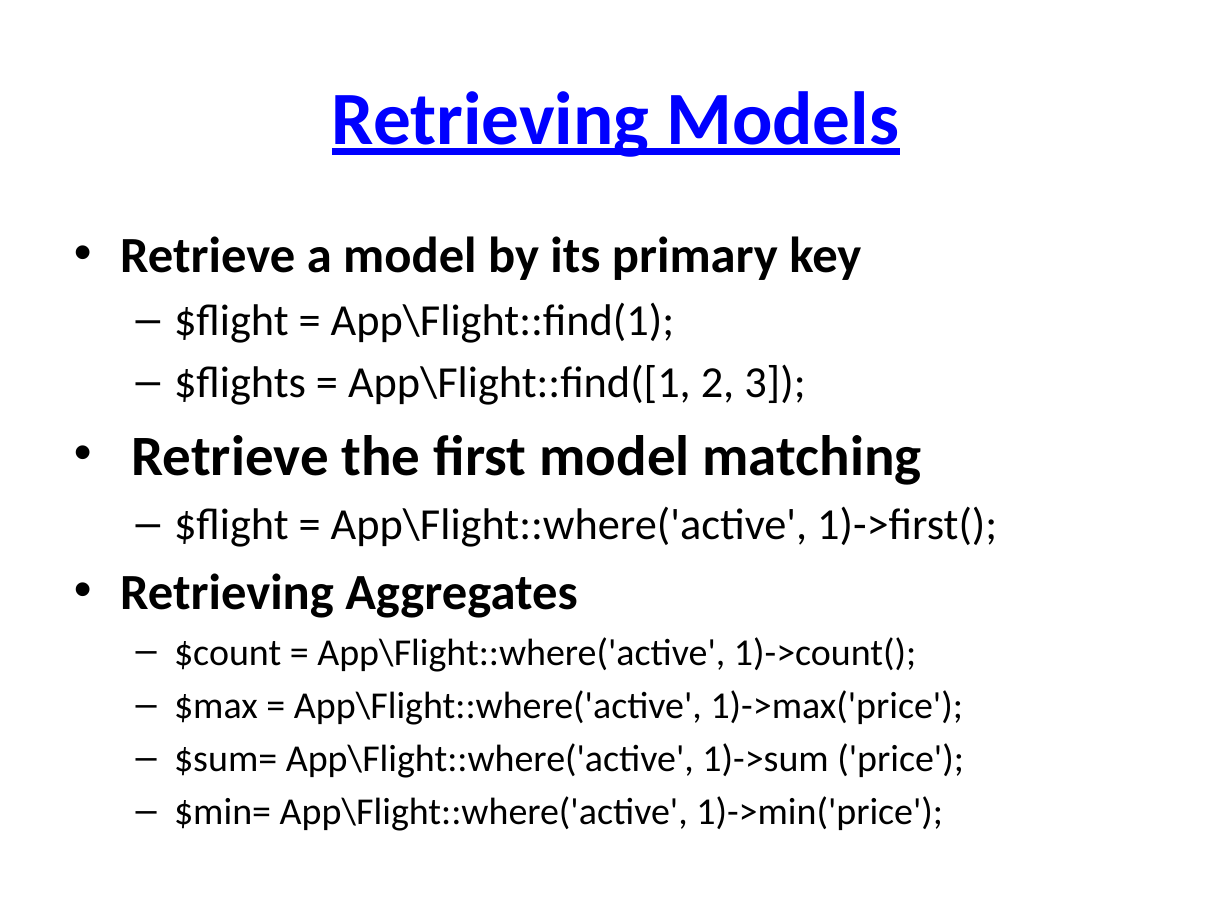
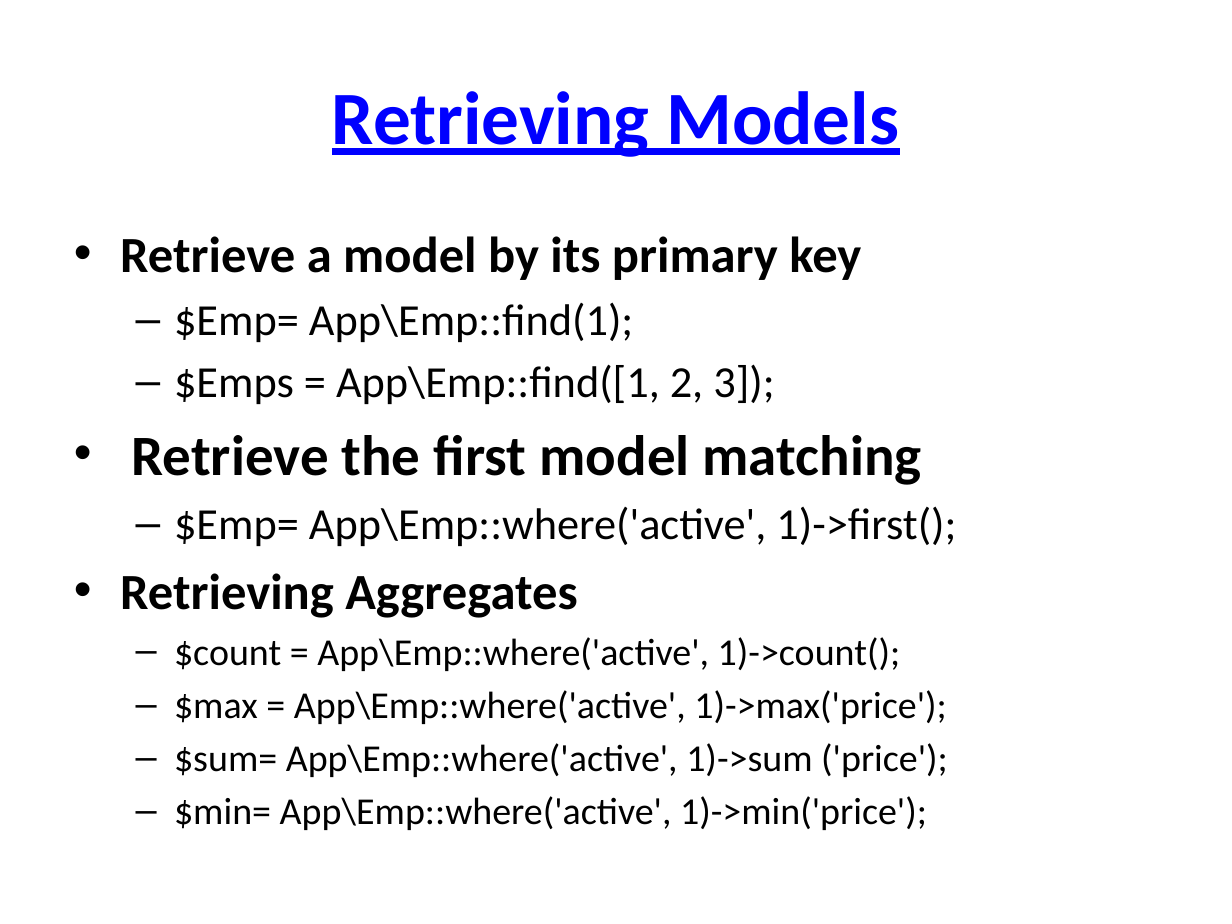
Before and after one commit to TarekSherif/LaravelCourse, a slide deck: slide 5 of PPT/Lec6/6-Laravel Model.pptx. Drawn at 1232x924 pixels with LibreOffice and Linux fonts; fonts in the diff are those of the drawing. Boxes give left, top, right and bottom in pixels: in the first picture for what was removed or moved away, otherwise in the second. Text is boxed around its words. In the diff, an @@ line names an element or a change of style, - is before the commit and + after.

```diff
--- a/PPT/Lec6/6-Laravel Model.pptx
+++ b/PPT/Lec6/6-Laravel Model.pptx
@@ text at bbox=[174, 302, 774, 404]: text changed @@
-  – $flight = App\Flight::find(1);
-  – $flights = App\Flight::find([1, 2, 3]);
+  – $Emp= App\Emp::find(1);
+  – $Emps = App\Emp::find([1, 2, 3]);
@@ text at bbox=[174, 506, 956, 546]: text changed @@
-  – $flight = App\Flight::where('active', 1)->first();
+  – $Emp= App\Emp::where('active', 1)->first();
@@ text at bbox=[174, 637, 948, 830]: text changed @@
-  – $count = App\Flight::where('active', 1)->count();
-  – $max = App\Flight::where('active', 1)->max('price');
-  – $sum= App\Flight::where('active', 1)->sum ('price');
-  – $min= App\Flight::where('active', 1)->min('price');
+  – $count = App\Emp::where('active', 1)->count();
+  – $max = App\Emp::where('active', 1)->max('price');
+  – $sum= App\Emp::where('active', 1)->sum ('price');
+  – $min= App\Emp::where('active', 1)->min('price');
```
Also in this commit, not shown: 1 other slide changed, 1 slide added, 7 other files.
